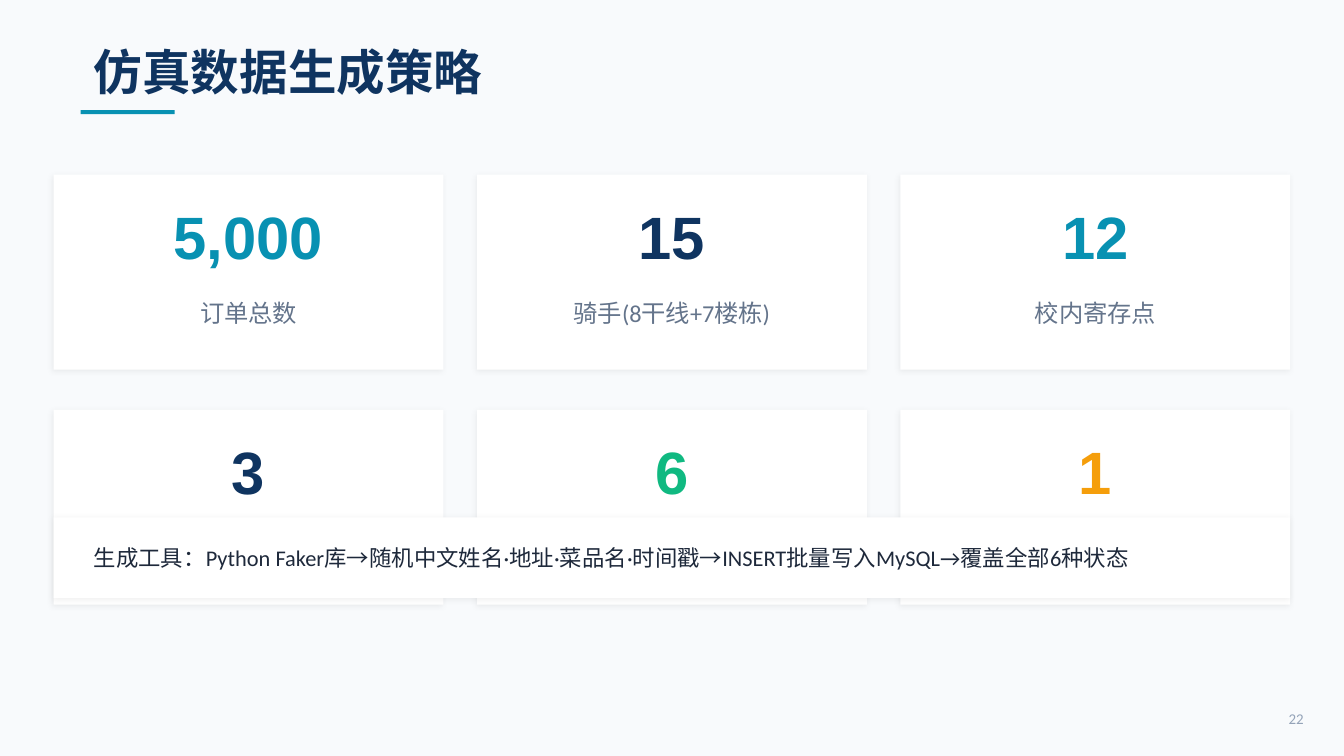
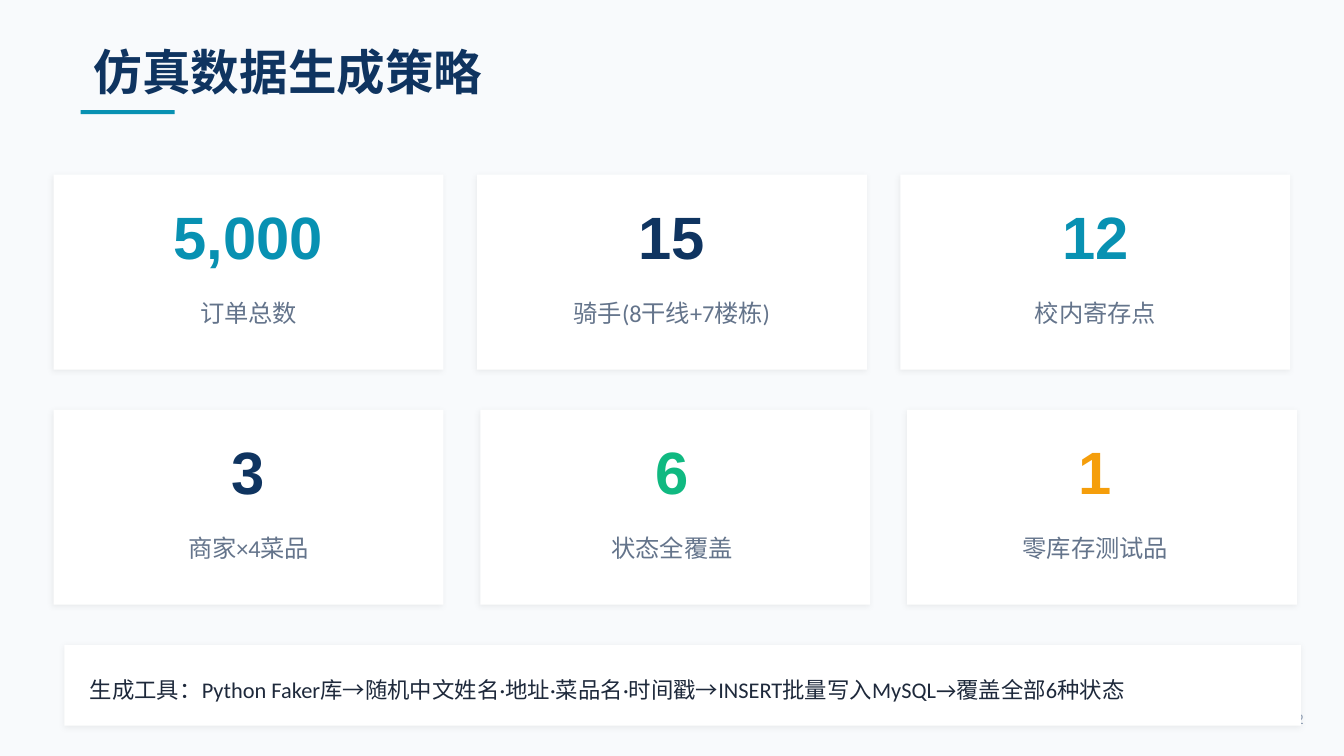
Before and after one commit to sou1maker/database, a slide deck: slide 22 of 校园外卖两段式配送系统_答辩汇报.pptx. Drawn at 1344x756 pixels with LibreOffice and Linux fonts; fonts in the diff are those of the drawing. Boxes give left, top, right and bottom in pixels: in the first picture for what was removed or moved away, otherwise in the second. Text is boxed around its words. In the diff, an @@ line names an element or a change of style, - is before the commit and + after.

```diff
--- a/校园外卖两段式配送系统_答辩汇报.pptx
+++ b/校园外卖两段式配送系统_答辩汇报.pptx
@@ rectangle: place and size @@
-rectangle at box(477, 410, 867, 605)
+rectangle at box(481, 410, 871, 605)
@@ rectangle: place and size @@
-rectangle at box(900, 410, 1290, 605)
+rectangle at box(907, 410, 1297, 605)
@@ text added at box(188, 536, 309, 559), 13 pt, text #64748B @@
+商家×4菜品
@@ text added at box(611, 536, 732, 559), 13 pt, text #64748B @@
+状态全覆盖
@@ text added at box(1023, 536, 1168, 559), 13 pt, text #64748B @@
+零库存测试品
@@ rectangle: place and size @@
-rectangle at box(54, 517, 1290, 598)
+rectangle at box(65, 645, 1301, 726)
@@ text "生成工具：Python Faker库→随机中文姓名·地址·菜品名·时间戳→INSERT批量写入MySQL→覆盖全部6种状 ...": place and size @@
-text "生成工具：Python Faker库→随机中文姓名·地址·菜品名·时间戳→INSERT批量写入MySQL→覆盖全部6种状 ..." at box(94, 547, 1129, 570)
+text "生成工具：Python Faker库→随机中文姓名·地址·菜品名·时间戳→INSERT批量写入MySQL→覆盖全部6种状 ..." at box(90, 679, 1124, 702)
```
Also in this commit, not shown: 5 other slides changed, 2 other files.
